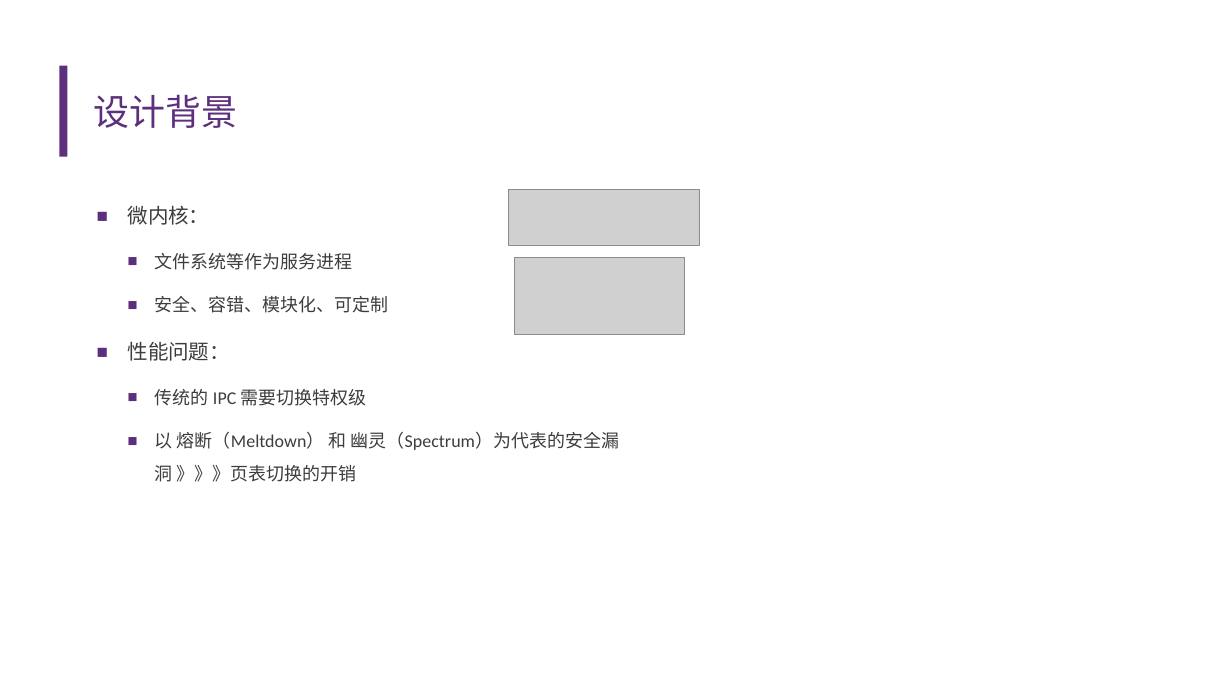
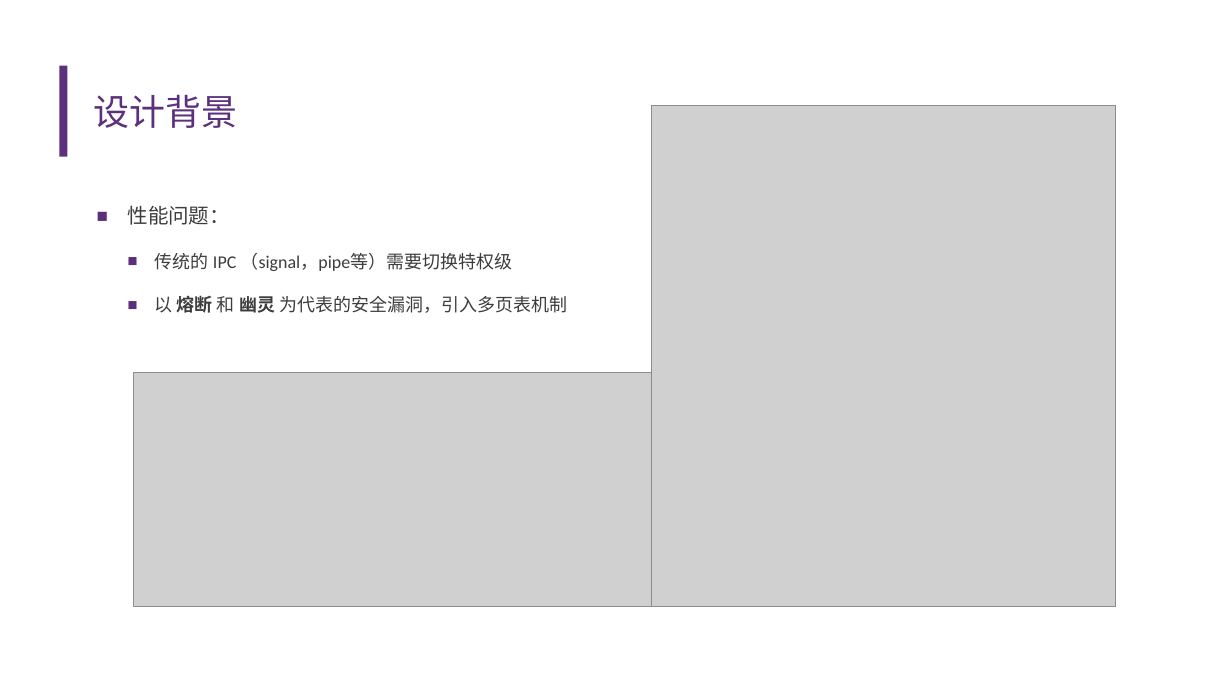
Before and after one commit to U-interrupt/uintr, a slide deck: slide 2 of doc/开题报告.pptx. Drawn at 1232x693 pixels with LibreOffice and Linux fonts; fonts in the diff are those of the drawing; grey boxes stand for pictures; background and template pictures are left out. Boxes give left, top, right and bottom in pixels: in the first picture for what was removed or moved away, otherwise in the second. Text is boxed around its words. In the diff, an @@ line names an element or a change of style, - is before the commit and + after.

```diff
--- a/doc/开题报告.pptx
+++ b/doc/开题报告.pptx
@@ picture added at <box>652,105,1116,607</box> @@
@@ text at <box>128,205,389,313</box>: paragraphs removed @@
-  ■ 微内核：
-    ■ 文件系统等作为服务进程
-    ■ 安全、容错、模块化、可定制
@@ picture removed at <box>509,189,700,245</box> @@
@@ text at <box>155,253,567,313</box>: text changed @@
-    ■ 传统的 IPC 需要切换特权级
-    ■ 以 熔断（Meltdown） 和 幽灵（Spectrum）为代表的安全漏洞 》》》页表切换的开销
+    ■ 传统的 IPC （signal，pipe等）需要切换特权级
+    ■ 以 熔断 和 幽灵 为代表的安全漏洞，引入多页表机制
@@ picture removed at <box>515,258,684,335</box> @@
@@ picture added at <box>133,372,665,607</box> @@
```
Also in this commit, not shown: 5 other slides changed, 5 slides added, 1 slide removed.
